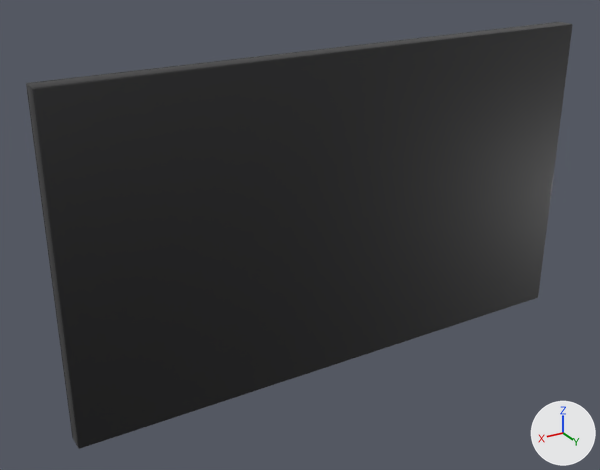
One commit to the glTF model apps/web/models/products/75QNED70ABA.glb: the scene before it, then after it.
Both versions are drawn from a 50 mm camera at (1.263, 1.869, 1.385) aimed at (0.115, -0.043, 0.429). Arrows for +X, +Y and +Z are at lower right; the lights stay in place. The first picture is the older version.

Objects in the first picture: '75QNED70ABA'.
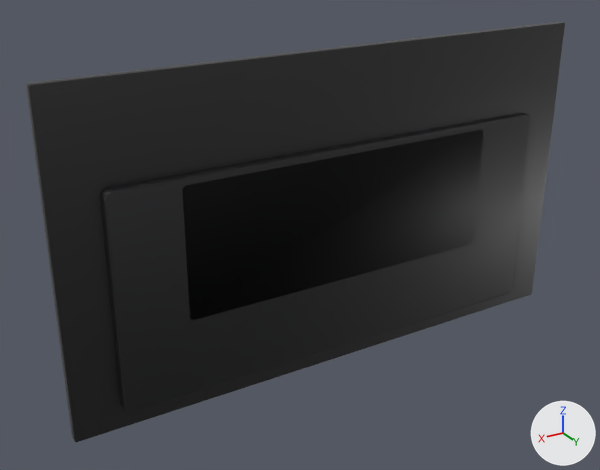
Scene script edits in JSON lines:
```json
{"op": "add", "block": "mat_dark", "code": ["mat_dark = principled_material('dark')", "mat_dark.base_color = (0.011, 0.0116, 0.013)  # black #1b1c1e", "mat_dark.coat_weight = 0.1"]}
{"block": "me_part", "where": "# used by ob_75qned70aba; location = (0.0, 0.0, 0.0)"}
{"op": "remove", "block": "me_part", "code": "me_part.from_pydata(...)  # 200 vertices, 388 faces; spans x -0.84..0.84, y -0.03..0.03, z 0.0..0.96"}
{"op": "remove", "block": "me_part", "code": "me_part.materials.append(mat_body)  # black #1c1c1e"}
{"op": "add", "block": "me_part", "code": "me_part.from_pydata(...)  # 528 vertices, 1040 faces; spans x -0.84..0.84, y -0.03..0.03, z 0.0..0.96"}
{"block": "me_part", "change": "me_part part 1: the loose piece of 96 vertices spanning x -0.84..0.84, y -0.02..0.03, z 0.0..0.96 is rebuilt with 168 vertices and now spans x -0.7..0.7, y 0.0..0.03, z 0.06..0.69, in mat_dark (black #1b1c1e)"}
{"block": "me_part", "change": "me_part part 2: a new loose piece of 168 vertices spanning x -0.5..0.5, y 0.02..0.03, z 0.29..0.67, in mat_dark (black #1b1c1e)"}
{"block": "me_part", "change": "me_part part 3"}
{"block": "me_part", "change": "65 vertices are removed from x -0.84..0.84, y -0.03..-0.02, z 0.0..0.96"}
{"block": "me_part", "change": "199 faces are deleted"}
{"block": "me_part", "change": "117 vertices are added at x -0.84..0.84, y -0.03..0.0, z 0.0..0.96"}
{"block": "me_part", "change": "16 new vertices lie (0.0, 0.0, 0.95) away from vertices in x -0.83..0.83, y -0.03, z 0.01"}
{"block": "me_part", "change": "12 new vertices lie (0.0, 0.0, -0.95) away from vertices in x -0.84..0.84, y -0.03..0.0, z 0.96"}
{"block": "me_part", "change": "8 new vertices lie (-1.66, 0.0, 0.0) away from vertices in x 0.83..0.84, y -0.03..0.0, z 0.0..0.96"}
{"block": "me_part", "change": "187 new faces join them, mat_finish (black #1c1c1e)"}
{"block": "me_part", "change": "188 new faces join them, mat_screen (black #050608)"}
{"op": "add", "block": "me_part", "code": "me_part.materials.append(mat_dark)  # black #1b1c1e"}
```

Changed parts and their boxes (x1, y1, x2, y2) in the pictures (600 x 470 px):
```json
{"object": "75QNED70ABA", "change": "reshaped", "before": [26, 22, 573, 449], "after": [26, 22, 565, 442]}
{"part": 1, "of": "me_part", "change": "rebuilt", "before": [27, 22, 573, 449], "after": [100, 113, 532, 414], "on screen": "21% narrower, 29% shorter"}
{"part": 2, "of": "me_part", "change": "added", "after": [182, 129, 484, 320], "on screen": "black"}
{"part": 3, "of": "me_part", "change": "cut back", "before": [26, 22, 558, 438], "after": [26, 22, 565, 442]}
```
